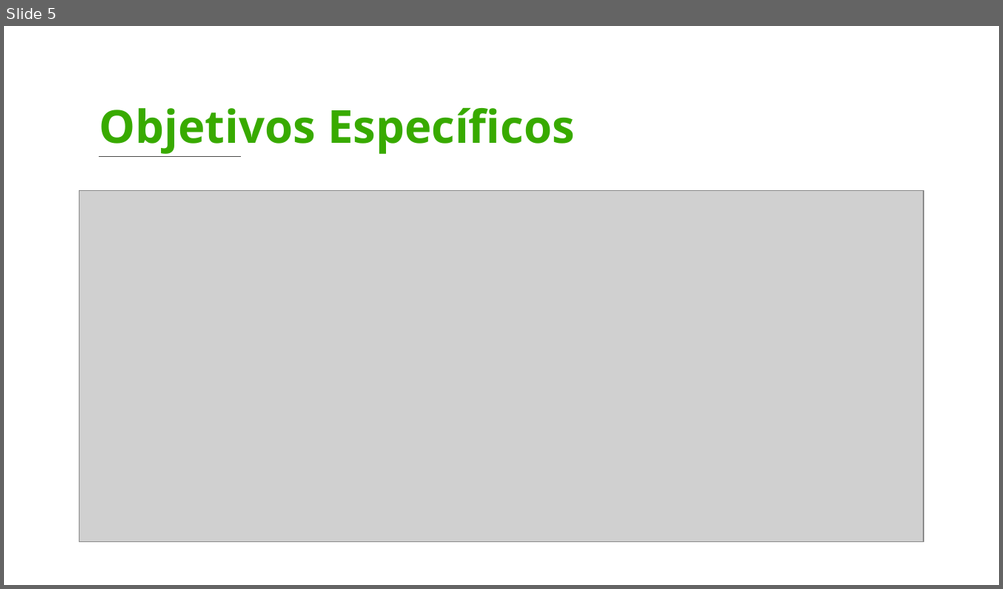
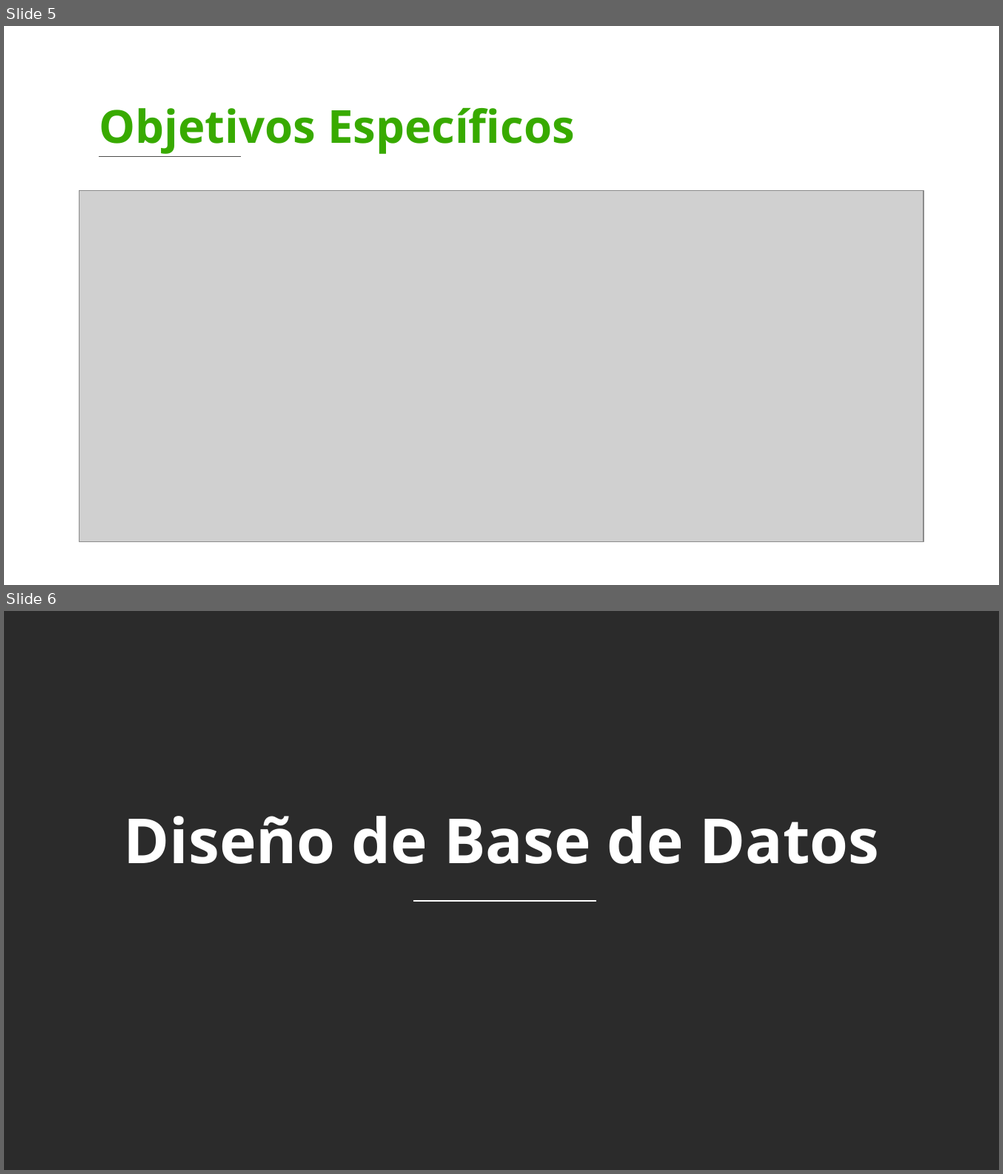
Before and after one commit to BrandonDuv033/Panify, a slide deck: Tercer Trimestre/Presentación - 3 Trimestre.pptx. Shown one above the other, each under a label of ours: slide 5 before the commit, slides 5 and 6 after it. The pictures are 1003x589 and 1003x1174 pixels, drawn with LibreOffice and Linux fonts; fonts in the diff are those of the drawing; grey boxes stand for pictures; background and template pictures are left out; a plain dark background stands for a picture behind light text. Boxes give left, top, right and bottom in pixels: in the first picture for what was removed or moved away, otherwise in the second. Text is boxed around its words. In the diff, an @@ line names an element or a change of style, - is before the commit and + after.

```diff
--- a/Tercer Trimestre/Presentación - 3 Trimestre.pptx
+++ b/Tercer Trimestre/Presentación - 3 Trimestre.pptx
@@ slide 6 added at box(4, 611, 999, 1170), background picture (left out) @@
@@ text added at box(124, 816, 879, 864), 60 pt, text #FFFFFF, bold @@
+Diseño de Base de Datos
@@ line added from (413, 901) to (597, 901), #FFFFFF 1 pt @@
```
Also in this commit, not shown: 1 slide changed, 5 other slides added, 4 slides removed, 2 other files.
